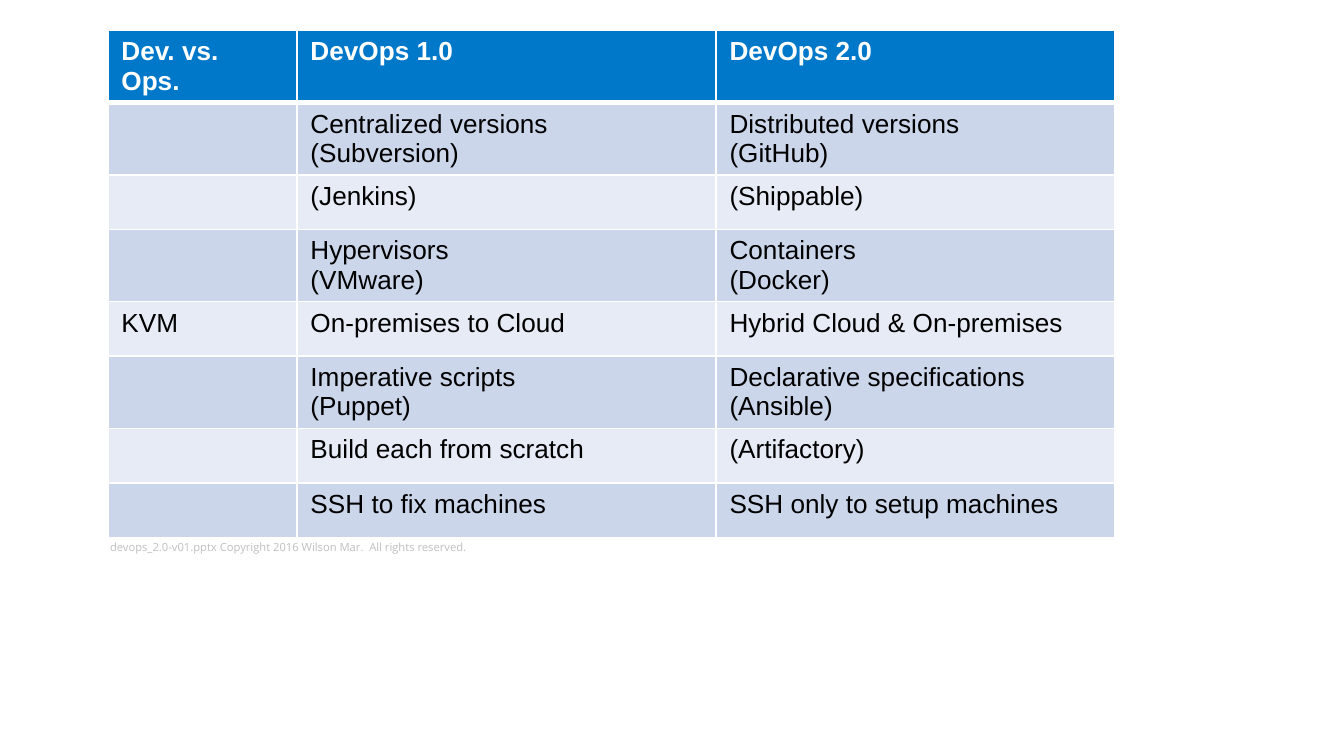
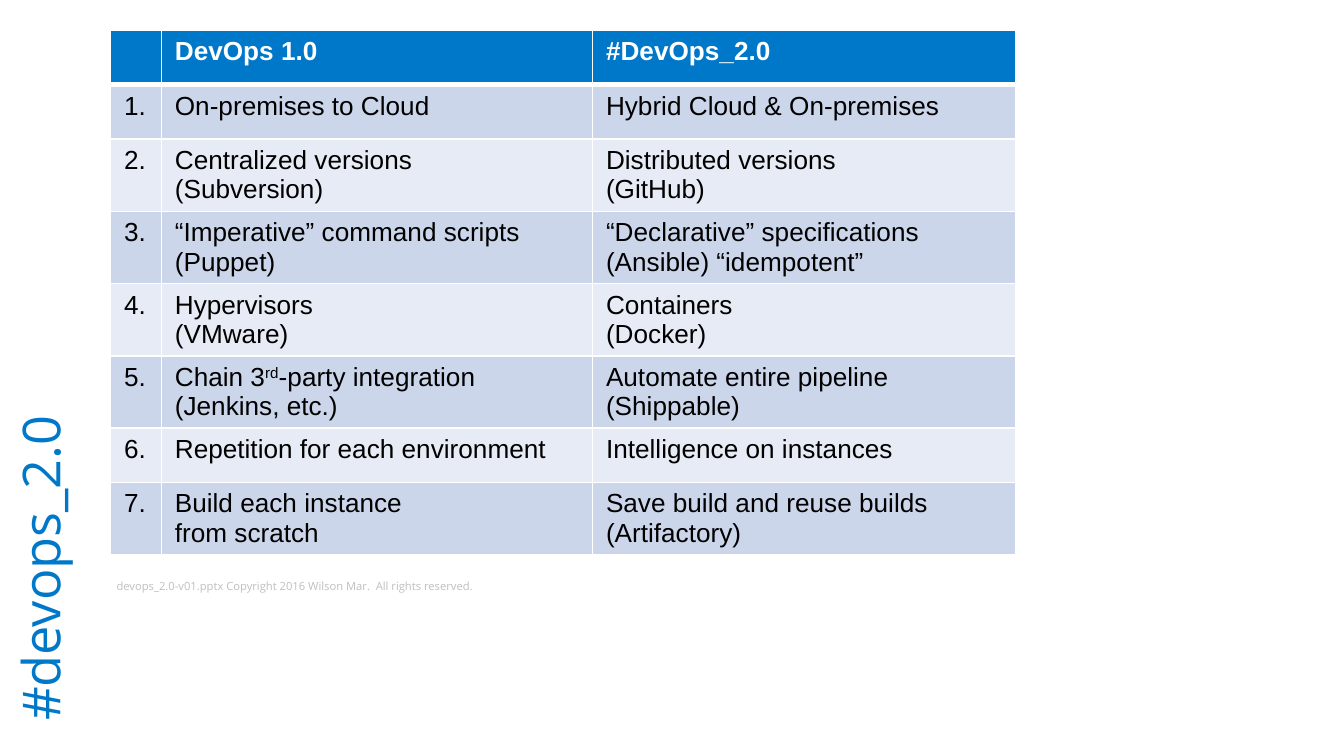
Before and after one commit to rkuma183/wilsonmar.github.io, a slide deck: slide 1 of fig/devops_2.0_v01.pptx (slide 2 before the commit). Drawn at 1344x756 pixels with LibreOffice and Linux fonts; fonts in the diff are those of the drawing. Boxes give left, top, right and bottom in pixels: in the first picture for what was removed or moved away, otherwise in the second. Text is boxed around its words. In the diff, an @@ line names an element or a change of style, - is before the commit and + after.

```diff
--- a/fig/devops_2.0_v01.pptx
+++ b/fig/devops_2.0_v01.pptx
@@ table at box(110, 30, 1016, 574) @@
-row 1, column 1: Dev. vs. Ops.
+row 1, column 1: 
-row 1, column 3: DevOps 2.0
+row 1, column 3: #DevOps_2.0
-row 2:  | Centralized versions (Subversion) | Distributed versions (GitHub)
+row 2: 1. | On-premises to Cloud | Hybrid Cloud & On-premises
-row 3:  | (Jenkins) | (Shippable)
+row 3: 2. | Centralized versions (Subversion) | Distributed versions (GitHub)
-row 4:  | Hypervisors (VMware) | Containers (Docker)
+row 4: 3. | “Imperative” command scripts (Puppet) | “Declarative” specifications (Ansible) “idempotent”
-row 5: KVM | On-premises to Cloud | Hybrid Cloud & On-premises
+row 5: 4. | Hypervisors (VMware) | Containers (Docker)
-row 6:  | Imperative scripts (Puppet) | Declarative specifications (Ansible)
+row 6: 5. | Chain 3rd-party integration / (Jenkins, etc.) | Automate entire pipeline / (Shippable)
-row 7:  | Build each from scratch | (Artifactory)
+row 7: 6. | Repetition for each environment | Intelligence on instances
-row 8:  | SSH to fix machines | SSH only to setup machines
+row 8: 7. | Build each instance from scratch | Save build and reuse builds (Artifactory)
@@ table: place and size @@
-table at box(108, 31, 1116, 532)
+table at box(110, 30, 1016, 574)
@@ title added at box(4, 449, 75, 710), 28 pt, text #0078C9 @@
+#devops_2.0
@@ text "devops_2.0-v01.pptx Copyright 2016 Wilson Mar. ...": place and size @@
-text "devops_2.0-v01.pptx Copyright 2016 Wilson Mar. ..." at box(110, 543, 467, 554)
+text "devops_2.0-v01.pptx Copyright 2016 Wilson Mar. ..." at box(117, 582, 473, 593)
```
Also in this commit, not shown: 5 slides removed, 1 other file.
